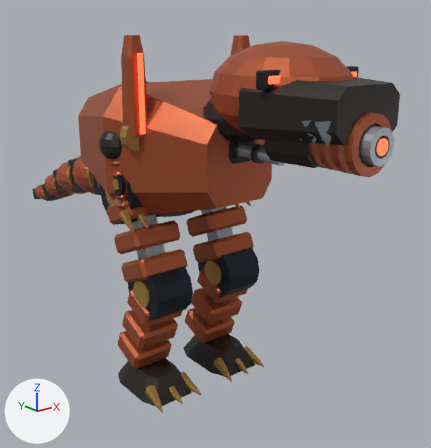
The Blender file out/mech_reference/m02/m02.blend, before and after one commit.
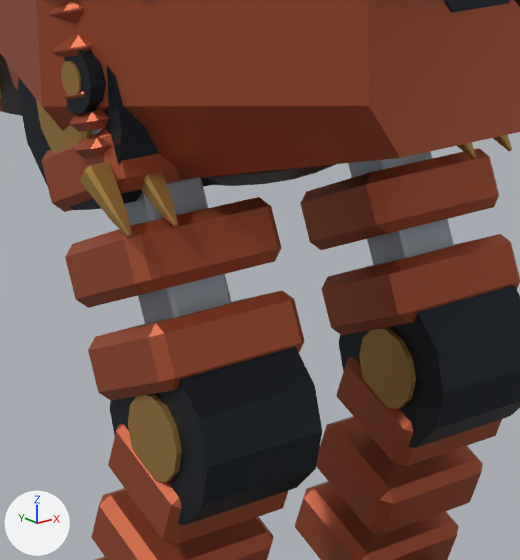
Old and new are each drawn whole from a 50 mm lens placed at (-3.97, -5.8, 4.08), pointed at (0.66, -0.01, 1.77) and again close up on the part from 22% to 59% of the width and 36% to 74% of the height. Arrows for +X, +Y and +Z are at lower left; the lights stay in place. The older version's two pictures come first. Both versions are drawn at frame 16 of the action 'm02:heavy:elbow_r'; the numbers are the values there.

The first close-up shows 'Exposed load-bearing piston.006', 'Hunched horizontal thorax', 'Mechanical joint collar.005', 'Mechanical joint collar.007', 'Segmented limb armor.013', 'Segmented limb armor.014', 'Segmented limb armor.016', 'Segmented limb armor.017', 'Segmented limb armor.018', 'Segmented limb armor.019', 'Segmented limb armor.020', 'Segmented limb armor.022' and 23 more.
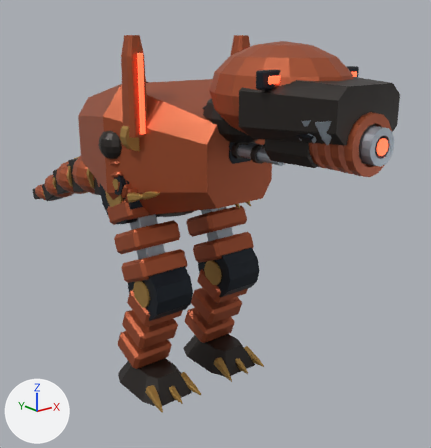
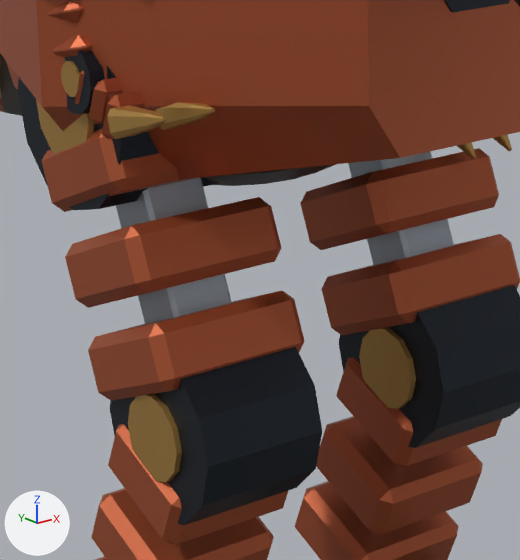
ob_elbow_r is not drawn itself; it is the parent of ob_wrist_r, ob_exposed_load_bearing_piston_001, ob_segmented_limb_armor_003, ob_segmented_limb_armor_004, ob_segmented_limb_armor_005, ob_mechanical_joint_collar_001, ob_joint_axle_cap_001.

Boxes (x1, y1, x2, y2) around the edits, measured in the close-ups (520 x 560 px):
'Short empty foreclaw', turned: before (80, 162, 132, 237); after (107, 105, 167, 139)
'Short empty foreclaw.001', turned: before (140, 171, 178, 227); after (156, 102, 215, 130)
'Mechanical joint collar.001', turned: before (65, 50, 106, 114); after (65, 51, 105, 114)
'Segmented limb armor.004', turned: before (69, 110, 109, 132); after (89, 77, 123, 124)
'Segmented limb armor.005', turned: before (74, 138, 113, 158); after (102, 91, 152, 140)
'Joint axle cap.001', turned: before (61, 61, 81, 97); after (61, 61, 80, 97)
'Segmented limb armor.003', turned (mostly hidden): before (64, 91, 85, 99); after (75, 71, 84, 105)
'Exposed load-bearing piston.001', turned (not visible afterwards): before (91, 129, 101, 135)

Patch to the scene script:
```diff
--- a/out/mech_reference/m02/m02.blend.py
+++ b/out/mech_reference/m02/m02.blend.py
@@ ob_elbow_r @@
 ob_elbow_r.location = (0.0, -0.1, -0.42)
+ob_elbow_r.rotation_euler = (-0.92, 0.0, 0.0)  # degrees (-53, 0, 0)
```
